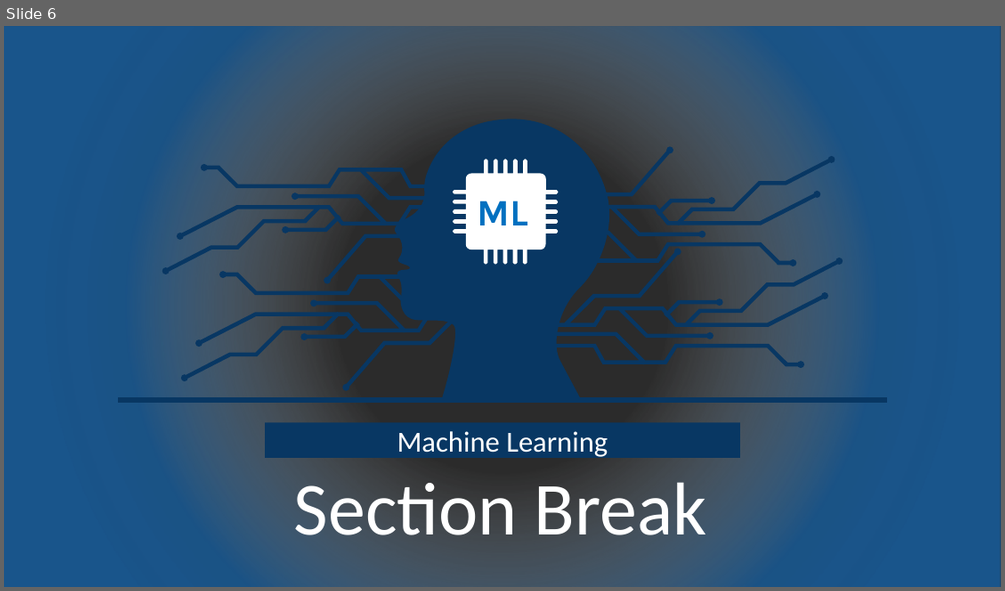
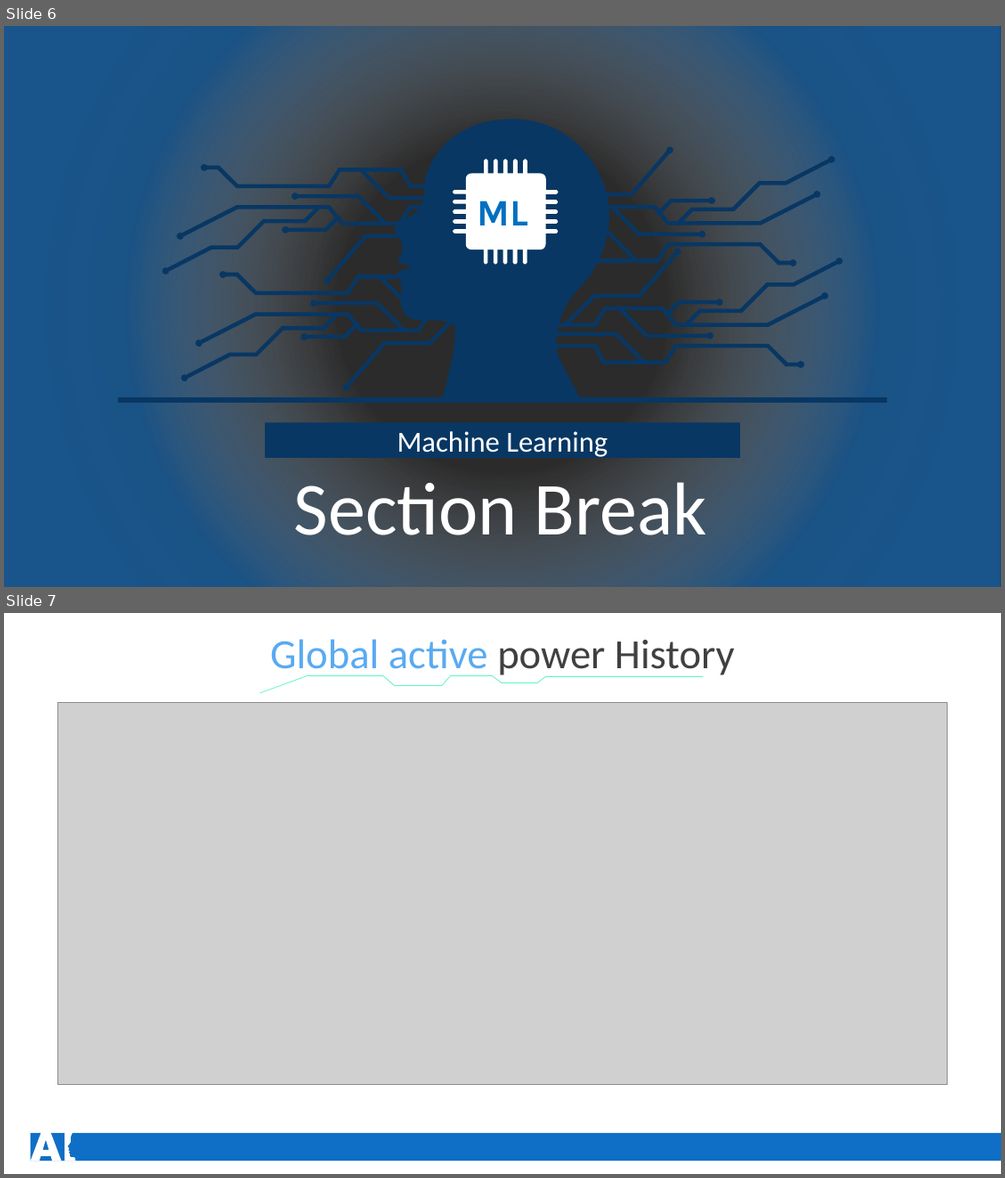
Before and after one commit to rakiiibul/House-hold-electrice-power-consumptiuon_LSTM, a slide deck: MachineLearing.pptx. Shown one above the other, each under a label of ours: slide 6 before the commit, slides 6 and 7 after it. The pictures are 1005x591 and 1005x1178 pixels, drawn with LibreOffice and Linux fonts; fonts in the diff are those of the drawing; grey boxes stand for pictures; background and template pictures are left out; a plain dark background stands for a picture behind light text. Boxes give left, top, right and bottom in pixels: in the first picture for what was removed or moved away, otherwise in the second. Text is boxed around its words. In the diff, an @@ line names an element or a change of style, - is before the commit and + after.

```diff
--- a/MachineLearing.pptx
+++ b/MachineLearing.pptx
@@ slide 7 added at [4, 613, 1001, 1174], background #FFFFFF @@
@@ text added at [270, 639, 735, 679], 40 pt, text #59AAF2 @@
+Global active power History
@@ freeform shape added at [259, 675, 704, 694], fill #5FF3CA @@
@@ picture added at [57, 702, 947, 1084] @@
@@ rectangle added at [30, 1133, 1001, 1160], fill #0F6FC6 @@
@@ freeform shape added at [30, 1132, 77, 1160], fill #FFFFFF @@
```
Also in this commit, not shown: 8 slides changed, 6 other slides added, 6 slides removed.
